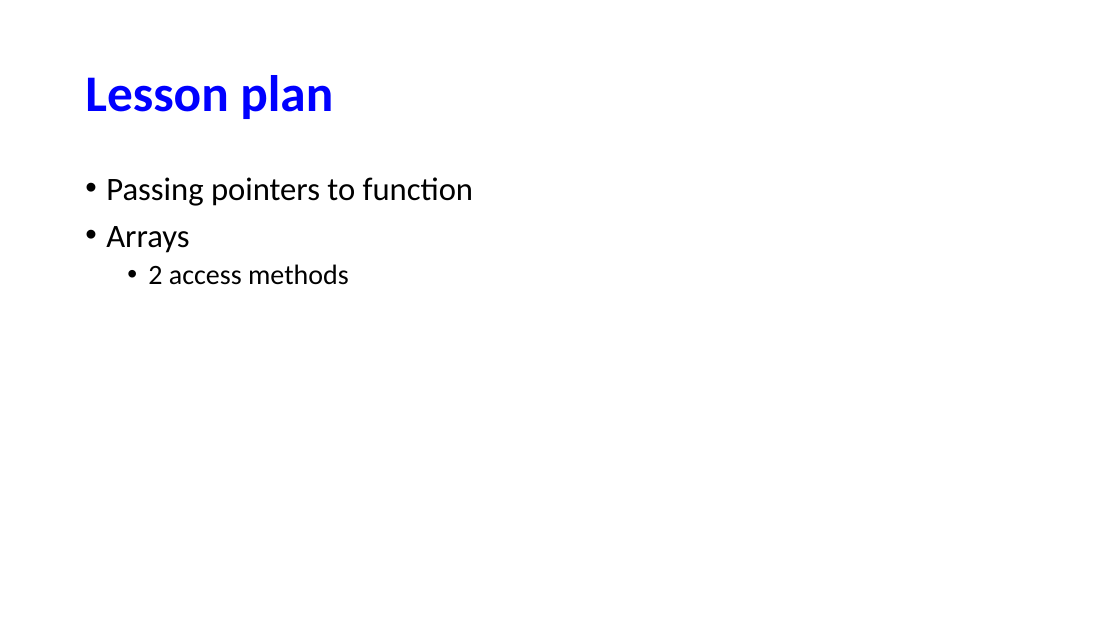
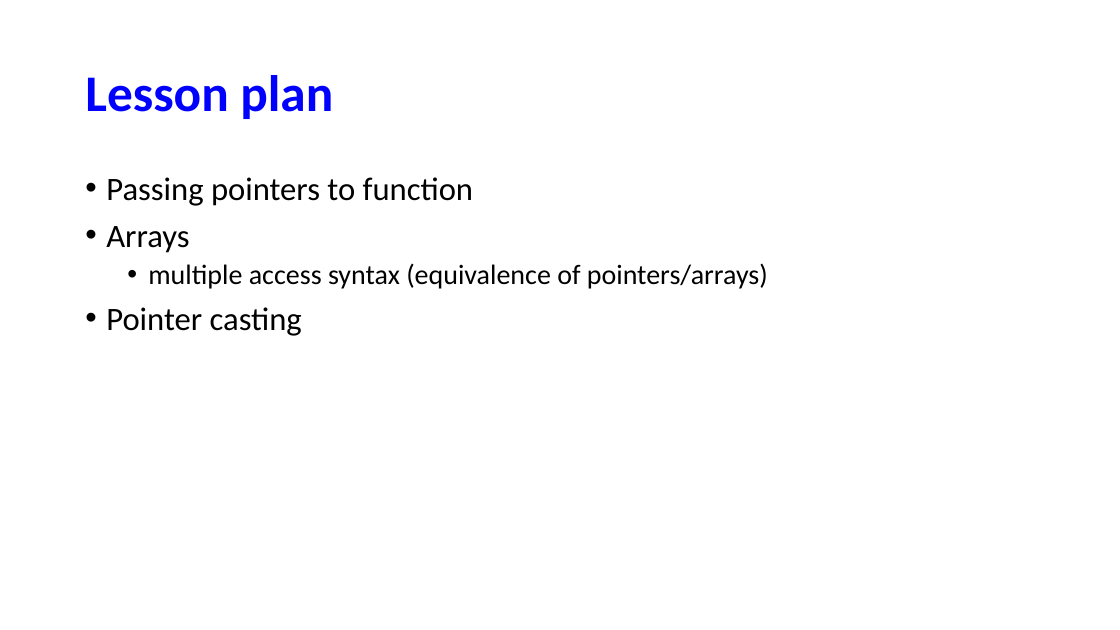
Before and after one commit to NYU-CSO/nyu-cso.github.io, a slide deck: slide 2 of notes/05-pointer_array_cont.pptx. Drawn at 1120x630 pixels with LibreOffice and Linux fonts; fonts in the diff are those of the drawing. Boxes give left, top, right and bottom in pixels: in the first picture for what was removed or moved away, otherwise in the second. Text is boxed around its words. In the diff, an @@ line names an element or a change of style, - is before the commit and + after.

```diff
--- a/notes/05-pointer_array_cont.pptx
+++ b/notes/05-pointer_array_cont.pptx
@@ text at (106, 263, 768, 336): text changed @@
-  • 2 access methods
+  • multiple access syntax (equivalence of pointers/arrays)
+• Pointer casting
```
Also in this commit, not shown: 7 other slides changed, 2 other files.
